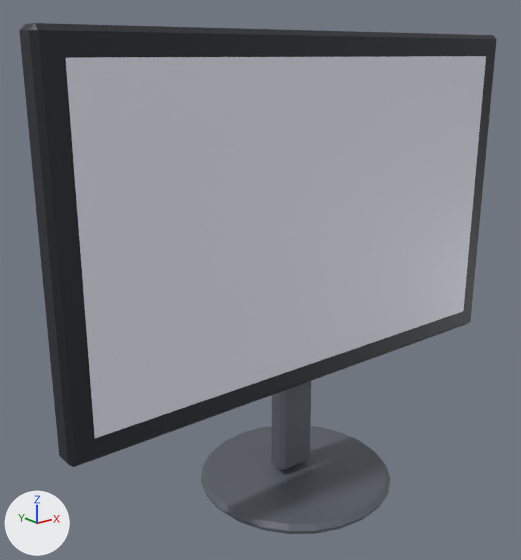
The Blender file assets-src/models/generic-project.blend, before and after one commit.
The view is the same before and after, from a camera (50 mm lens) standing at (-0.629, -0.684, 0.603) and looking at (-0.041, 0.051, 0.309). The axes (+X, +Y, +Z) are drawn at lower left. The lights are the same throughout. The picture after the commit comes second.

In view in the first picture: 'generic-project.bezel', 'generic-project.screen', 'generic-project.stand'.
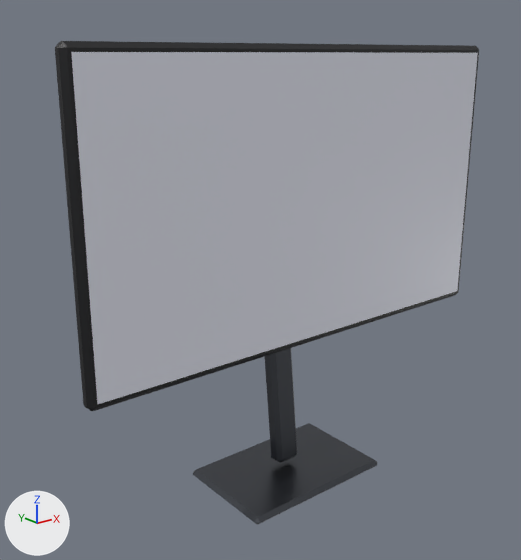
Diff of the bpy script that builds the scene:
```diff
--- a/assets-src/models/generic-project.blend.py
+++ b/assets-src/models/generic-project.blend.py
@@ mat_stand @@
 mat_stand = principled_material('stand')
-mat_stand.base_color = (0.102, 0.117, 0.138)  # dark grey #5a6068
+mat_stand.base_color = (0.102, 0.109, 0.125)  # dark grey #5a5d63
+mat_stand.metallic = 1.0
+mat_stand.roughness = 0.35
@@ me_generic_project_bezel @@
 # used by ob_generic_project_bezel; location = (0.0, 0.0, 0.0)
-me_generic_project_bezel.from_pydata(...)  # 8 vertices, 6 faces; spans x -0.36..0.36, y -0.018..0.018, z 0.17..0.63
+me_generic_project_bezel.from_pydata(...)  # 16 vertices, 12 faces; spans x -0.33..0.33, y -0.01..0.04, z 0.225..0.615
+# me_generic_project_bezel part 1: the whole mesh is rebuilt
+# other edits to the shape of me_generic_project_bezel do not show in these pictures
 me_generic_project_bezel.materials.append(mat_bezel)
@@ me_generic_project_screen @@
 # used by ob_generic_project_screen; location = (0.0, 0.0, 0.0)
-me_generic_project_screen.from_pydata(...)  # 4 vertices, 1 face; spans x -0.33..0.33, y -0.019..-0.018, z 0.2..0.6
-me_generic_project_screen.vertices[0].co = (-0.33, -0.019, 0.2)  # pixel (94, 438)
-me_generic_project_screen.vertices[1].co = (0.33, -0.019, 0.2)  # pixel (463, 311)
-me_generic_project_screen.vertices[2].co = (-0.33, -0.018, 0.6)  # pixel (65, 57)
-me_generic_project_screen.vertices[3].co = (0.33, -0.018, 0.6)  # pixel (486, 56)
+me_generic_project_screen.from_pydata(...)  # 4 vertices, 1 face; spans x -0.32..0.32, y -0.011..-0.01, z 0.235..0.605
+# me_generic_project_screen part 2
+me_generic_project_screen.vertices[0].co = (-0.32, -0.011, 0.235)  # pixel (97, 404)
+me_generic_project_screen.vertices[1].co = (0.32, -0.011, 0.235)  # pixel (457, 290)
+me_generic_project_screen.vertices[2].co = (-0.32, -0.01, 0.605)  # pixel (71, 52)
+me_generic_project_screen.vertices[3].co = (0.32, -0.01, 0.605)  # pixel (477, 52)
 me_generic_project_screen.materials.append(mat_screen)
@@ me_generic_project_stand @@
 # used by ob_generic_project_stand; location = (0.0, 0.0, 0.0)
 # verts and faces of me_generic_project_stand; kept vertices keep their numbers, new ones are numbered from 56
-me_generic_project_stand.from_pydata(...)  # 56 vertices, 32 faces; spans x -0.14..0.14, y -0.12..0.16, z 0.0..0.22
+me_generic_project_stand.from_pydata(...)  # 16 vertices, 12 faces; spans x -0.12..0.12, y -0.04..0.12, z 0.0..0.32
+# me_generic_project_stand part 3: a new loose piece, a box spanning x -0.12..0.12, y -0.04..0.12, z 0.0..0.012, in mat_stand (dark grey #5a5d63)
+# me_generic_project_stand part 4: the loose piece of 48 vertices spanning x -0.14..0.14, y -0.12..0.16, z 0.0..0.015 is deleted
+# me_generic_project_stand part 5: the loose piece of 8 vertices spanning x -0.03..0.03, y 0.015..0.045, z 0.02..0.22 is deleted
+# me_generic_project_stand part 6
+verts[56] = (-0.02, 0.032, 0.022)
+verts[57] = (-0.02, 0.063, 0.32)
+verts[58] = (-0.02, 0.057, 0.02)
+verts[59] = (-0.02, 0.088, 0.318)
+for new, old in zip([*range(60, 64)], [*range(56, 60)]): verts[new] = verts[old] + (0.04, 0.0, 0.0)
+faces += [(56, 57, 59, 58), (58, 59, 63, 62), (60, 62, 63, 61), (56, 60, 61, 57), (56, 58, 62, 60), (57, 61, 63, 59)]
 me_generic_project_stand.materials.append(mat_stand)
```

Boxes (x1, y1, x2, y2) around the edits, measured in the pictures (521 x 560 px):
'generic-project.screen', reshaped (8% shorter): before (65, 56, 486, 438); after (71, 52, 478, 404)
'generic-project.bezel', reshaped (11% narrower, 17% shorter): before (19, 23, 497, 467); after (55, 41, 479, 411)
'generic-project.stand', recoloured, reshaped: before (201, 381, 390, 534); after (193, 348, 377, 524)
part 3 of me_generic_project_stand, added: after (193, 423, 377, 524)
part 4 of me_generic_project_stand, deleted: before (201, 426, 390, 534)
part 5 of me_generic_project_stand, deleted: before (271, 381, 311, 471)
part 6 of me_generic_project_stand, added: after (265, 348, 297, 463)
